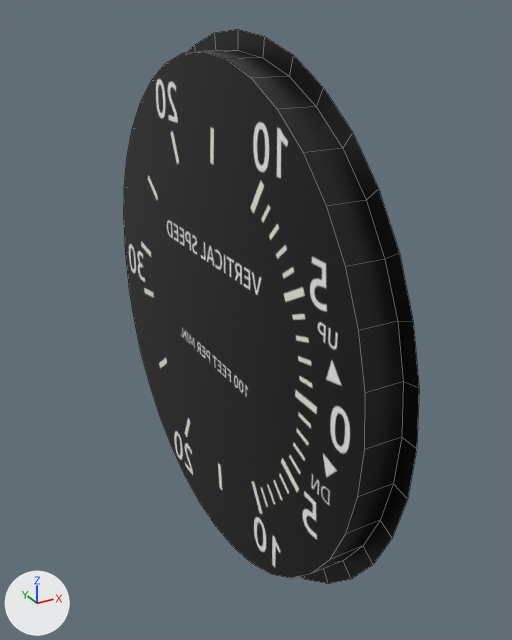
The Blender file Models/Interior/Panel/Instruments/vsi/vsi.blend: old version first, new version second.
One viewpoint serves both versions: a 50 mm camera at (-0.0428, -0.0871, 0.0424) aimed at (0.0035, -0.0031, 0.0004). The axes (+X, +Y, +Z) are drawn at lower left. The lights are the same throughout. Mesh edges are drawn as thin lines.

Objects in the first picture: 'Case', 'Face'.
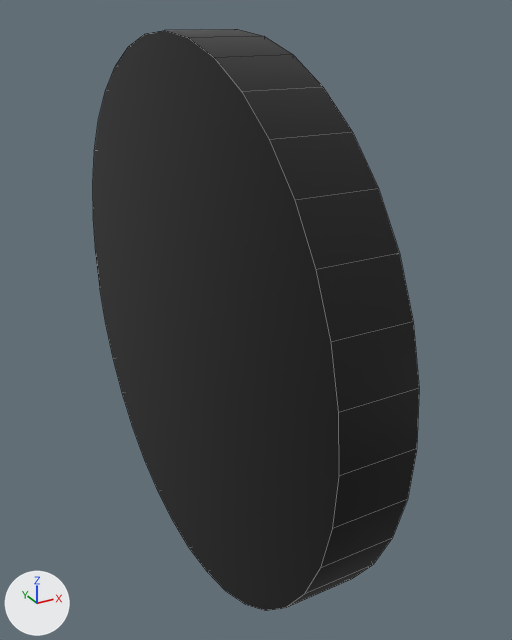
Where the newer file only moved an object's origin or applied its transform, the numbers keep the older frame.

Where the change shows, as pixel boxes [x1, y1, x2, y2] in the pictures (512 x 640 px):
'Case', reshaped: before [188, 29, 419, 584]; after [93, 29, 419, 611]
part 1 of me_circle, added (black): after [93, 29, 419, 611]
'Face', unchanged, covered by the edit: before [124, 51, 365, 578]

The edits, one by one:
me_circle is used by ob_case; location (0.0025, 0.0, 0.0); rotation (0.0, 1.571, 0.0), in degrees (0, 90, 0).
me_circle had 108 vertices, 72 faces and spanned x -0.04..0.04, y -0.04..0.04, z -0.005..0.0.
me_circle now has 144 vertices, 109 faces and spans x -0.04..0.04, y -0.04..0.04, z -0.01..0.0.
Part 1, on me_circle:
36 new vertices lie (0.0, 0.0, -0.01) away from vertices in x -0.04..0.04, y -0.04..0.04, z 0.0.
37 new faces join them.
